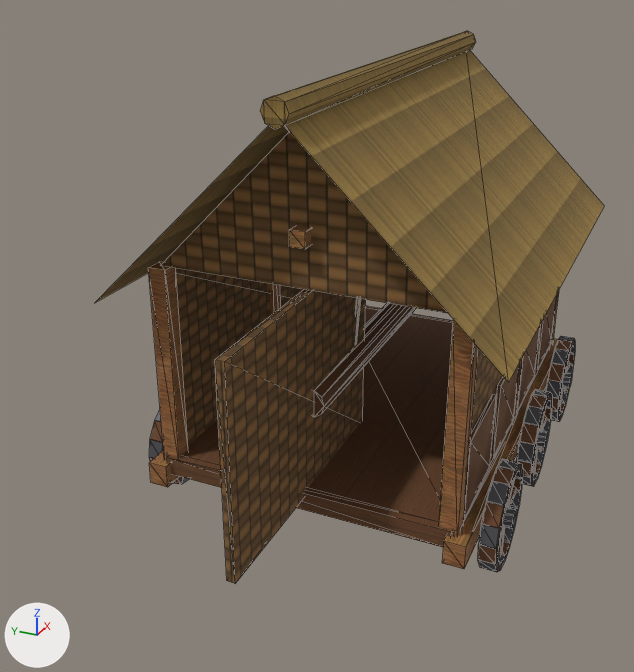
The glTF model public/models/props/engine.glb, before and after one commit.
One viewpoint serves both versions: a 50 mm camera at (-8.51, -3.1, 5.71) aimed at (-0.52, 0.5, 1.71). The lights are fixed; the arrows at lower left show +X, +Y and +Z. The older version comes first. Mesh edges are drawn as thin lines. Vertices at exactly the same position are counted once.
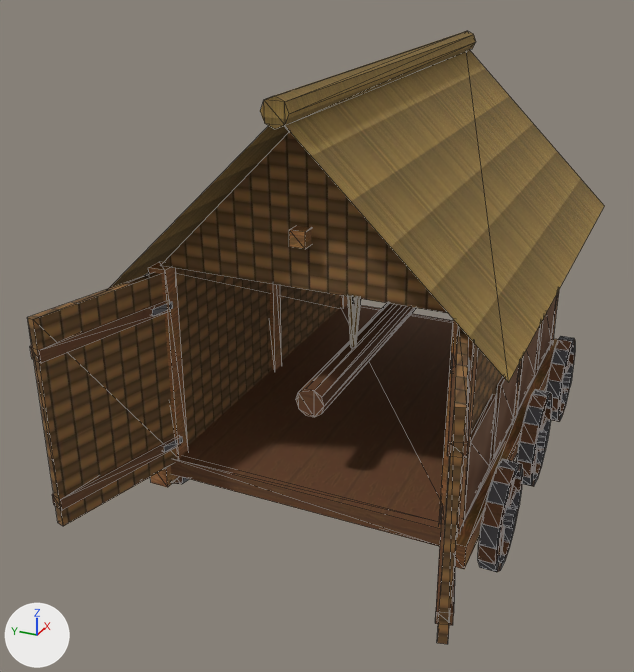
The newer file is also turned or shifted as a whole; pictures and numbers use the older file's frame.

Where the change shows, as pixel boxes (x1, y1, x2, y2) in the pictures (634 x 672 px):
'box', reshaped (13% wider, 11% taller)
    before: (95, 31, 604, 584)
    after: (27, 31, 604, 644)
part 1 of me_box, deleted (brown)
    before: (215, 290, 366, 584)
part 2 of me_box, added (brown)
    after: (27, 273, 470, 644)

The change in detail:
me_box is used by ob_box; location (0.0, 0.0, 0.0).
me_box had 1380 vertices, 2094 faces and spanned x -3.4..3.4, y -1.97..1.97, z 0.0..4.6.
me_box now has 1452 vertices, 2202 faces and spans x -3.37..3.4, y -1.97..1.97, z 0.0..4.6.
me_box part 1: the loose piece of 8 vertices spanning x -3.4..-0.47, y -0.04..0.04, z 0.71..2.8 is deleted.
Part 2, on me_box:
40 vertices are added at x -3.37..-1.89, y -1.91..1.91, z 0.71..2.43.
16 new vertices lie (0.0, 0.0, 0.12) away from vertices in x -3.37..-1.92, y -1.91..1.91, z 0.9..2.41.
8 new vertices lie (0.0, 0.0, 2.09) away from vertices in x -3.36..-1.93, y -1.88..1.88, z 0.71.
8 new vertices lie (0.0, 0.0, 0.07) away from vertices in x -2.17..-1.89, y -1.6..1.6, z 2.43.
8 new vertices lie (0.0, 0.0, 0.06) away from vertices in x -2.17..-1.89, y -1.6..1.6, z 0.93.
48 new faces join them, mat_plank_dark (picture img_plank_dark).
48 new faces join them, mat_iron (dark grey #505055).
24 new faces join them, mat_wattle (picture img_wattle).
